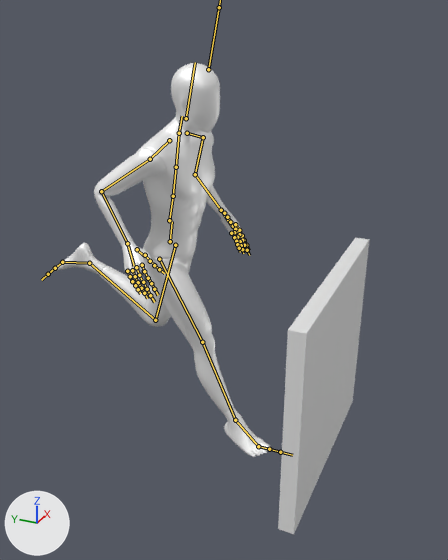
One commit to the FBX model Track Mayhem/Assets/Scenes/Hurdles/HurdleChar.fbx: the scene before it, then after it.
Both versions are drawn from a camera (50 mm lens) standing at (-2.22, -1.29, 1.93) and looking at (0.04, -0.27, 0.8). The axes (+X, +Y, +Z) are drawn at lower left. The lights are the same throughout. Both versions are drawn at frame 29 of the action 'Armature|Hurdle'; the numbers are the values there. The bones that bend it are drawn over the model as lines.

Names of what the first picture shows: 'Ch36', 'Cube'.
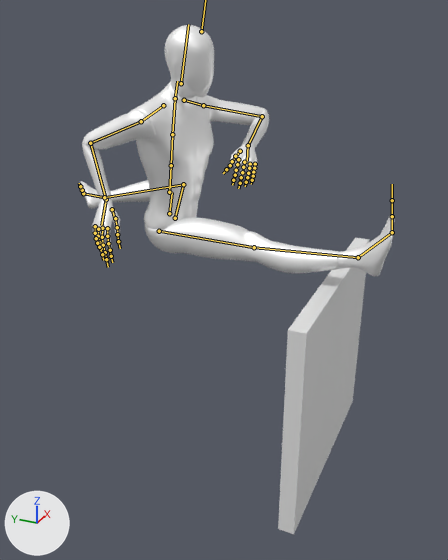
The edits, one by one:
Bone 'mixamorig1:Hips' (bone_mixamorig1_hips) moves from (1.4, -4.5, -0.6) to (1.3, 8.4, -0.3).
Bone 'mixamorig1:Hips' (bone_mixamorig1_hips) turns from (9, 3, 2) to (10, 4, 2) degrees about its own x, y and z.
Bone 'mixamorig1:Spine' (bone_mixamorig1_spine) turns from (8, -7, -3) to (3, -12, -5) degrees about its own x, y and z.
Bone 'mixamorig1:Spine1' (bone_mixamorig1_spine1) turns from (0, -1, 3) to (1, -2, 4) degrees about its own x, y and z.
Bone 'mixamorig1:Spine2' (bone_mixamorig1_spine2) turns from (1, -1, 3) to (4, -2, 3) degrees about its own x, y and z.
Bone 'mixamorig1:LeftShoulder' (bone_mixamorig1_leftshoulder) turns from (6, 4, 6) to (5, 4, 5) degrees about its own x, y and z.
Bone 'mixamorig1:LeftArm' (bone_mixamorig1_leftarm) turns from (62, 21, 7) to (-2, 13, 45) degrees about its own x, y and z.
Bone 'mixamorig1:LeftForeArm' (bone_mixamorig1_leftforearm) turns from (7, -13, 88) to (5, -15, 101) degrees about its own x, y and z.
Bone 'mixamorig1:LeftHand' (bone_mixamorig1_lefthand) turns from (-3, -12, -4) to (-6, -15, -14) degrees about its own x, y and z.
Bone 'mixamorig1:RightShoulder' (bone_mixamorig1_rightshoulder) turns from (4, -2, -2) to (1, -2, -2) degrees about its own x, y and z.
Bone 'mixamorig1:RightArm' (bone_mixamorig1_rightarm) turns from (52, -34, 23) to (47, -43, 31) degrees about its own x, y and z.
Bone 'mixamorig1:RightForeArm' (bone_mixamorig1_rightforearm) turns from (7, 12, -82) to (7, 13, -85) degrees about its own x, y and z.
Bone 'mixamorig1:RightHand' (bone_mixamorig1_righthand) turns from (-32, 2, 0) to (-25, 12, 16) degrees about its own x, y and z.
Bone 'mixamorig1:RightHandThumb2' (bone_mixamorig1_righthandthumb2) turns from (-13, 0, 5) to (-13, 2, 9) degrees about its own x, y and z.
Bone 'mixamorig1:RightHandPinky3' (bone_mixamorig1_righthandpinky3) turns from (10, 0, 1) to (14, 0, 2) degrees about its own x, y and z.
Bone 'mixamorig1:LeftUpLeg' (bone_mixamorig1_leftupleg) turns from (-4, -1, -7) to (-20, -24, 92) degrees about its own x, y and z.
Bone 'mixamorig1:LeftLeg' (bone_mixamorig1_leftleg) turns from (-111, -3, -4) to (-89, 2, -4) degrees about its own x, y and z.
Bone 'mixamorig1:LeftFoot' (bone_mixamorig1_leftfoot) turns from (-14, 10, 4) to (-26, 7, 2) degrees about its own x, y and z.
Bone 'mixamorig1:RightUpLeg' (bone_mixamorig1_rightupleg) turns from (39, -3, 2) to (100, 5, -11) degrees about its own x, y and z.
Bone 'mixamorig1:RightLeg' (bone_mixamorig1_rightleg) turns from (-4, 9, -1) to (6, 9, -5) degrees about its own x, y and z.
Bone 'mixamorig1:RightFoot' (bone_mixamorig1_rightfoot) turns from (-34, 0, -2) to (-18, 6, -4) degrees about its own x, y and z.

Boxes (x1, y1, x2, y2) around the edits, measured in the pictures (448 x 560 px):
'Ch36', posed (45% wider, 36% shorter)
    before: (55, 63, 271, 457)
    after: (80, 25, 394, 276)
bone 'mixamorig1:Hips', root to tip
    before: (170, 241) to (172, 221)
    after: (169, 213) to (172, 192)
bone 'mixamorig1:Spine', root to tip
    before: (169, 220) to (173, 196)
    after: (169, 192) to (171, 165)
bone 'mixamorig1:Spine1', root to tip
    before: (173, 196) to (176, 167)
    after: (171, 165) to (172, 134)
bone 'mixamorig1:Spine2', root to tip
    before: (176, 167) to (179, 133)
    after: (172, 134) to (175, 99)
bone 'mixamorig1:LeftShoulder', root to tip
    before: (187, 133) to (203, 137)
    after: (184, 100) to (203, 105)
bone 'mixamorig1:LeftArm', root to tip
    before: (203, 137) to (195, 174)
    after: (203, 105) to (262, 116)
bone 'mixamorig1:LeftForeArm', root to tip
    before: (195, 174) to (221, 210)
    after: (262, 116) to (248, 145)
bone 'mixamorig1:LeftHand', root to tip
    before: (221, 210) to (233, 228)
    after: (248, 145) to (247, 161)
bone 'mixamorig1:RightShoulder', root to tip
    before: (169, 140) to (150, 159)
    after: (163, 105) to (141, 121)
bone 'mixamorig1:RightArm', root to tip
    before: (150, 159) to (101, 191)
    after: (141, 121) to (90, 143)
bone 'mixamorig1:RightForeArm', root to tip
    before: (101, 191) to (127, 243)
    after: (90, 143) to (106, 199)
bone 'mixamorig1:RightHand', root to tip
    before: (127, 243) to (134, 266)
    after: (106, 199) to (101, 225)
bone 'mixamorig1:RightHandThumb2', root to tip
    before: (145, 255) to (150, 261)
    after: (115, 218) to (117, 227)
bone 'mixamorig1:RightHandPinky3', root to tip
    before: (132, 281) to (135, 285)
    after: (96, 238) to (97, 243)
bone 'mixamorig1:LeftUpLeg', root to tip
    before: (175, 245) to (155, 320)
    after: (175, 218) to (183, 184)
bone 'mixamorig1:LeftLeg', root to tip
    before: (155, 320) to (89, 263)
    after: (183, 184) to (104, 197)
bone 'mixamorig1:LeftFoot', root to tip
    before: (89, 263) to (62, 262)
    after: (104, 197) to (83, 193)
bone 'mixamorig1:RightUpLeg', root to tip
    before: (159, 259) to (202, 342)
    after: (159, 231) to (254, 247)
bone 'mixamorig1:RightLeg', root to tip
    before: (202, 342) to (235, 420)
    after: (254, 247) to (358, 257)
bone 'mixamorig1:RightFoot', root to tip
    before: (235, 420) to (258, 446)
    after: (358, 257) to (392, 232)
